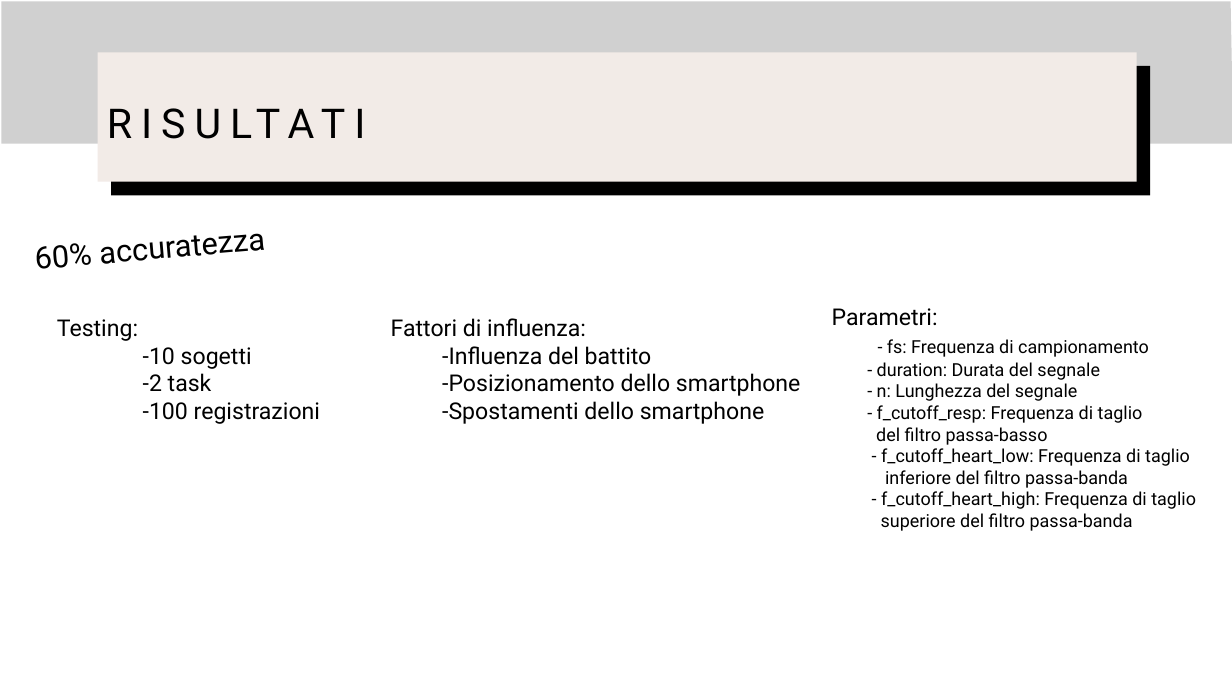
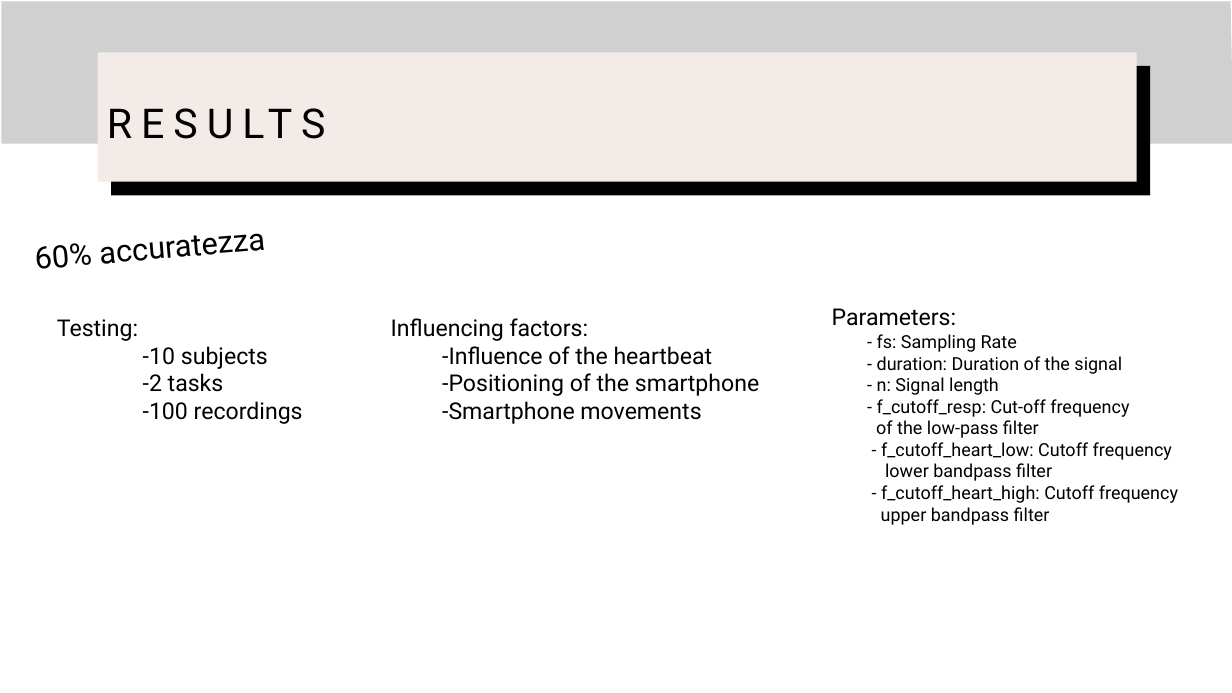
Before and after one commit to Michele-iodice/Biomedical_signal_procesing_exam, a slide deck: slide 14 of HARR Algoritm.pptx. Drawn at 1232x693 pixels with LibreOffice and Linux fonts; fonts in the diff are those of the drawing; grey boxes stand for pictures; background and template pictures are left out. Boxes give left, top, right and bottom in pixels: in the first picture for what was removed or moved away, otherwise in the second. Text is boxed around its words. In the diff, an @@ line names an element or a change of style, - is before the commit and + after.

```diff
--- a/HARR Algoritm.pptx
+++ b/HARR Algoritm.pptx
@@ title at [98,53,1138,182]: text changed @@
-RISULTATI
+RESULTS
@@ text at [391,318,759,424]: text changed @@
-Fattori di influenza:
--Influenza del battito
--Posizionamento dello smartphone
--Spostamenti dello smartphone
+Influencing factors:
+-Influence of the heartbeat
+-Positioning of the smartphone
+-Smartphone movements
@@ text at [832,308,1178,525]: text changed @@
-Parametri:
-- fs: Frequenza di campionamento
-- duration: Durata del segnale
-- n: Lunghezza del segnale
-- f_cutoff_resp: Frequenza di taglio
-del filtro passa-basso
-- f_cutoff_heart_low: Frequenza di taglio
-inferiore del filtro passa-banda
-- f_cutoff_heart_high: Frequenza di taglio
-superiore del filtro passa-banda
+Parameters:
+- fs: Sampling Rate
+- duration: Duration of the signal
+- n: Signal length
+- f_cutoff_resp: Cut-off frequency
+of the low-pass filter
+- f_cutoff_heart_low: Cutoff frequency
+lower bandpass filter
+- f_cutoff_heart_high: Cutoff frequency
+upper bandpass filter
@@ text at [143,346,303,424]: text changed @@
--10 sogetti
--2 task
--100 registrazioni
+-10 subjects
+-2 tasks
+-100 recordings
```
Also in this commit, not shown: 13 other slides changed.
